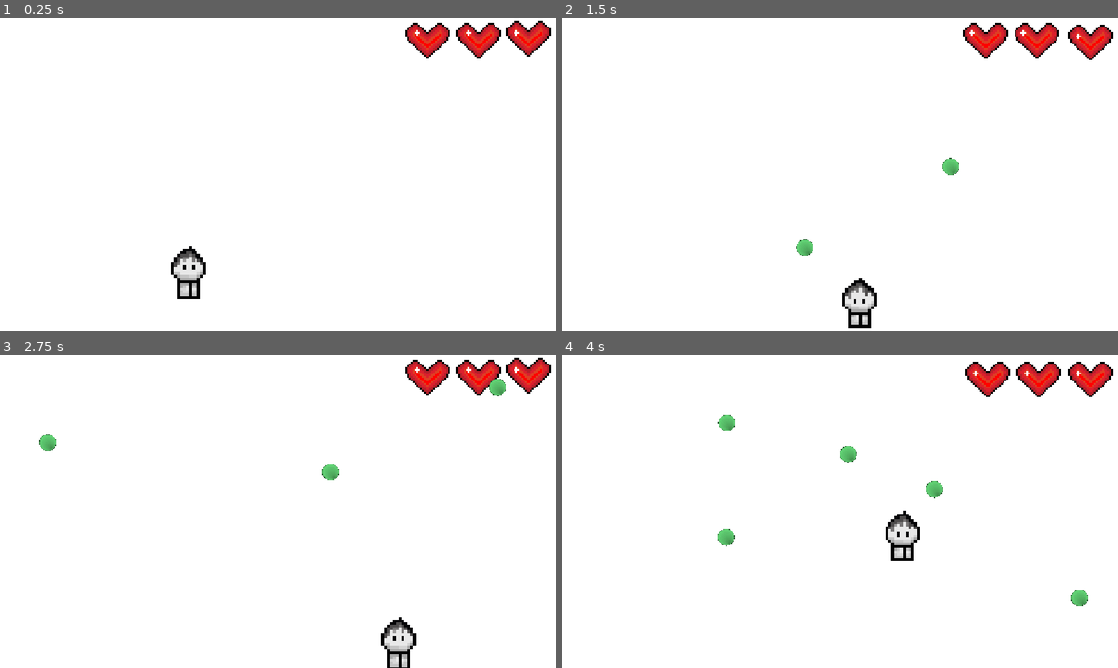
Above: before the commit, frames 1-4 (two rows, left to right).
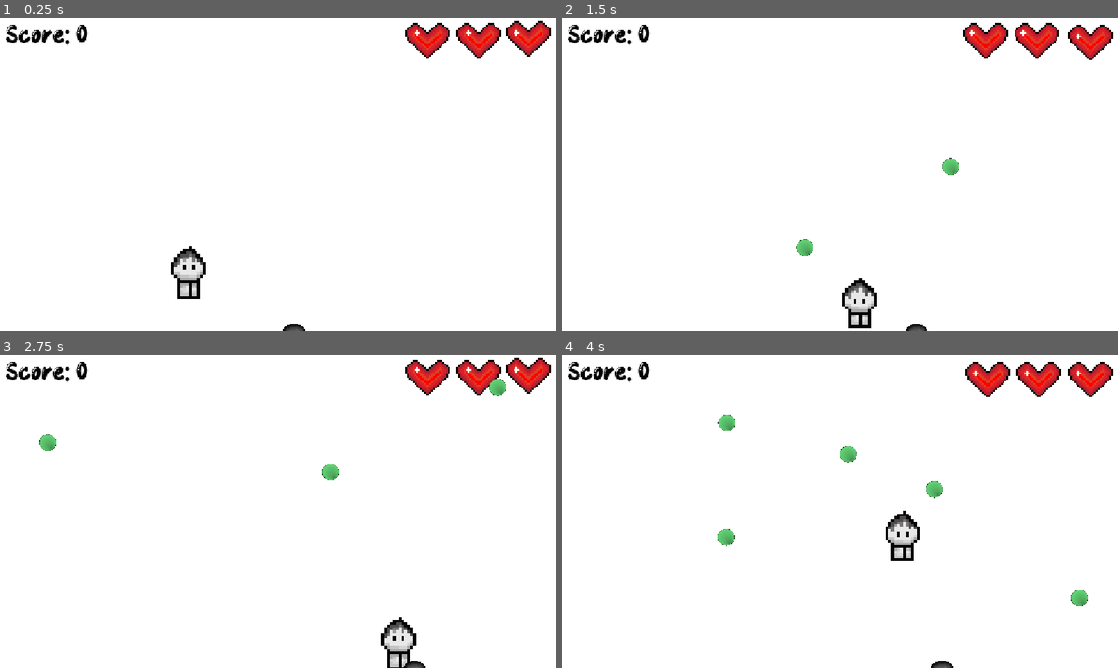
Above: after the commit, the same moments.

Repository: hersheysrs123-cloud/bounce-back-hrs
Game: Godot game, scene res://node_2d.tscn
Same seed, same stepped clock (60 frames per second), same inputs: the game is played once before the commit and once after it.
Inputs (mouse positions are in pixels of both pictures, inside the frame that each line leads up to):
- Up to frame 1 (0.25 s): no input
- Up to frame 2 (1.5 s): move the mouse to (962, 158) at 0.52 s; press the mouse at (962, 158) at 0.53 s; hold D (right) 0.53-1.28 s; move the mouse to (728, 190) at 1.27 s; release the mouse at (728, 190) at 1.28 s; hold S (down) from 1.28 s (still down); click (728, 190) at 1.35 s
- Up to frame 3 (2.75 s): move the mouse to (333, 442) at 2.02 s; release S (down) at 2.03 s; press the mouse at (333, 442) at 2.03 s; hold D (right) from 2.03 s (still down)
- Up to frame 4 (4 s): move the mouse to (812, 574) at 2.77 s; release D (right) at 2.78 s; release the mouse at (812, 574) at 2.78 s; hold W (up) 2.78-3.53 s; click (812, 574) at 2.85 s; move the mouse to (1006, 558) at 3.52 s; press the mouse at (1006, 558) at 3.53 s; hold A (left) from 3.53 s (still down)

The runs differ from the first frame. In frame 1, 0.5% of the frame differs, in the area x 1-55%, y 2-100%; in frame 2, 0.5%; in frame 3, 0.5%; in frame 4, 0.5%, in the area x 1-71%, y 2-100%.

Commit message:
finish core game loop

Diff:
--- a/Ball.gd
+++ b/Ball.gd
@@ -25,3 +25,8 @@
 func _on_body_entered(body: Node) -> void:
 	if body is StaticBody2D:
 		$bounce.play()
+
+
+
+func _on_despawn_timeout() -> void:
+	queue_free()
--- a/ball.tscn
+++ b/ball.tscn
@@ -38,4 +38,10 @@
 [node name="bounce" type="AudioStreamPlayer2D" parent="." unique_id=668821186]
 stream = SubResource("AudioStreamRandomizer_ktgx5")
 
+[node name="despawn" type="Timer" parent="." unique_id=1551738282]
+wait_time = 5.0
+one_shot = true
+autostart = true
+
 [connection signal="body_entered" from="." to="." method="_on_body_entered"]
+[connection signal="timeout" from="despawn" to="." method="_on_despawn_timeout"]
--- /dev/null
+++ b/hole.gd
@@ -0,0 +1,37 @@
+extends Area2D
+
+var speed = 100
+var direction := Vector2(1, 0)
+var wall: int
+
+func _process(delta):
+	position += direction * speed * delta
+	if wall == 1 or wall == 2:
+		if (global_position.y > 617.0 and direction.y > 0) or (global_position.y < 33.0 and direction.y < 0):
+			switch_dir()
+	else:
+		if (global_position.x > 1120.0 and direction.x > 0) or (global_position.x < 34.0 and direction.x < 0):
+			switch_dir()
+
+func spawn_choose():
+	wall = randi_range(1, 4)
+	if wall == 1:
+		global_position = Vector2(34.0, 283.0)
+		rotation = 0
+		direction = Vector2(0, 1) if randi() % 2 == 0 else Vector2(0, -1)
+	elif wall == 2:
+		global_position = Vector2(1120.0, 316.0)
+		rotation = PI
+		direction = Vector2(0, -1) if randi() % 2 == 0 else Vector2(0, 1)
+	elif wall == 3:
+		global_position = Vector2(592.0, 33.0)
+		rotation = PI / 2
+		direction = Vector2(1, 0) if randi() % 2 == 0 else Vector2(-1, 0)
+	else:
+		global_position = Vector2(583.0, 617.0)
+		rotation = -1 * PI / 2
+		direction = Vector2(-1, 0) if randi() % 2 == 0 else Vector2(1, 0)
+
+func switch_dir():
+	$RandDirChange.wait_time = randf_range(3, 10)
+	direction *= -1
--- a/node_2d.gd
+++ b/node_2d.gd
@@ -1,6 +1,8 @@
 extends Node2D
 const BALL = preload("res://ball.tscn")
 
+@onready var hole: Area2D = $hole
+@onready var score: Label = $UI/score_label
 @onready var hide1: AnimatedSprite2D = $AnimatedSprite2D
 @onready var hide2: AnimatedSprite2D = $AnimatedSprite2D3
 var health = 3
@@ -13,11 +15,13 @@
 	"default" : preload("res://mesh-gradient (4).png")
 }
 
+var goals: int
 
 var ball_hit_side = ""
 @onready var background: Sprite2D = $background
 
 func _ready() -> void:
+	goals = 0
 	background.z_index = -1
 	set_background("default")
 
@@ -42,6 +46,7 @@
 func _on_area_2d_body_entered(body: Node2D) -> void:
 	if body.is_in_group("balls"):
 		health -= 1
+		$hit.play()
 		body.queue_free()
 		reset()
 func _process(delta: float) -> void:
@@ -60,3 +65,16 @@
 		new_ball.global_position = $Player.global_position + direction * 100
 		add_child(new_ball)
 		$shoot.play()
+
+
+func _on_hole_body_entered(body: Node2D) -> void:
+	if body.is_in_group("balls"):
+		goals += 1
+		score.text = "Score: " + str(goals)
+		hole.spawn_choose()
+		body.queue_free()
+		print(goals)
+
+
+func _on_rand_dir_change_timeout() -> void:
+	hole.switch_dir()
--- a/node_2d.tscn
+++ b/node_2d.tscn
@@ -7,6 +7,10 @@
 [ext_resource type="AudioStream" uid="uid://bvml2cubwrh88" path="res://slime shooting.wav" id="7_d21ai"]
 [ext_resource type="Script" uid="uid://d0ehm5mpmn2c" path="res://animated_sprite_2d_2.gd" id="7_rj586"]
 [ext_resource type="Script" uid="uid://bfxfe4i7dakw7" path="res://animated_sprite_2d_3.gd" id="8_4d7sh"]
+[ext_resource type="AudioStream" uid="uid://cv3wct7pooss1" path="res://hit-sfx.wav" id="8_rj586"]
+[ext_resource type="Texture2D" uid="uid://cfmu6nhul8rgb" path="res://hole.png" id="9_4d7sh"]
+[ext_resource type="Script" uid="uid://cvbwnuyuafm8p" path="res://hole.gd" id="9_ir8iy"]
+[ext_resource type="FontFile" uid="uid://lqvkce7picac" path="res://BOUNCY GUM.ttf" id="11_hqns4"]
 
 [sub_resource type="RectangleShape2D" id="RectangleShape2D_reolk"]
 size = Vector2(66, 783.5)
@@ -79,36 +83,39 @@
 "speed": 5.0
 }]
 
+[sub_resource type="CircleShape2D" id="CircleShape2D_hjvny"]
+radius = 13.038404
+
 [node name="Node2D" type="Node2D" unique_id=977329759]
 script = ExtResource("1_epypp")
 
-[node name="wall right" type="StaticBody2D" parent="." unique_id=883023932]
-collision_layer = 3
-
-[node name="CollisionShape2D" type="CollisionShape2D" parent="wall right" unique_id=1287742022]
+[node name="wall right 1" type="StaticBody2D" parent="." unique_id=883023932]
+collision_layer = 3
+
+[node name="CollisionShape2D" type="CollisionShape2D" parent="wall right 1" unique_id=1287742022]
 position = Vector2(-32, 283)
 shape = SubResource("RectangleShape2D_reolk")
 
-[node name="Sprite2D" type="Sprite2D" parent="wall right" unique_id=1837137202]
-
-[node name="wall left" type="StaticBody2D" parent="." unique_id=597976511]
-collision_layer = 3
-
-[node name="CollisionShape2D" type="CollisionShape2D" parent="wall left" unique_id=1360971901]
+[node name="Sprite2D" type="Sprite2D" parent="wall right 1" unique_id=1837137202]
+
+[node name="wall left 2" type="StaticBody2D" parent="." unique_id=597976511]
+collision_layer = 3
+
+[node name="CollisionShape2D" type="CollisionShape2D" parent="wall left 2" unique_id=1360971901]
 position = Vector2(1185, 302)
 shape = SubResource("RectangleShape2D_reolk")
 
-[node name="wall top" type="StaticBody2D" parent="." unique_id=545747087]
-collision_layer = 3
-
-[node name="CollisionShape2D" type="CollisionShape2D" parent="wall top" unique_id=1907401263]
+[node name="wall top 3" type="StaticBody2D" parent="." unique_id=545747087]
+collision_layer = 3
+
+[node name="CollisionShape2D" type="CollisionShape2D" parent="wall top 3" unique_id=1907401263]
 position = Vector2(642, -26)
 shape = SubResource("RectangleShape2D_ea0i7")
 
-[node name="wall bottom" type="StaticBody2D" parent="." unique_id=241575498]
-collision_layer = 3
-
-[node name="CollisionShape2D" type="CollisionShape2D" parent="wall bottom" unique_id=852475210]
+[node name="wall bottom 4" type="StaticBody2D" parent="." unique_id=241575498]
+collision_layer = 3
+
+[node name="CollisionShape2D" type="CollisionShape2D" parent="wall bottom 4" unique_id=852475210]
 position = Vector2(617, 677)
 shape = SubResource("RectangleShape2D_ea0i7")
 
@@ -170,5 +177,45 @@
 volume_db = 7.0
 pitch_scale = 0.8
 
+[node name="hit" type="AudioStreamPlayer2D" parent="." unique_id=299247517]
+stream = ExtResource("8_rj586")
+
+[node name="hole" type="Area2D" parent="." unique_id=1254699014]
+position = Vector2(583, 617)
+rotation = -1.5707964
+scale = Vector2(2, 2)
+collision_mask = 5
+script = ExtResource("9_ir8iy")
+
+[node name="Sprite2D" type="Sprite2D" parent="hole" unique_id=1457435609]
+texture = ExtResource("9_4d7sh")
+
+[node name="CollisionShape2D" type="CollisionShape2D" parent="hole" unique_id=1465169218]
+position = Vector2(-22, 0)
+shape = SubResource("CircleShape2D_hjvny")
+
+[node name="RandDirChange" type="Timer" parent="hole" unique_id=1417115457]
+wait_time = 3.0
+autostart = true
+
+[node name="BallDespawn" type="Timer" parent="." unique_id=1291840772]
+wait_time = 5.0
+
+[node name="UI" type="CanvasLayer" parent="." unique_id=559474463]
+
+[node name="score_label" type="Label" parent="UI" unique_id=1182636380]
+offset_right = 194.0
+offset_bottom = 70.0
+theme_override_colors/font_color = Color(0, 0, 0, 1)
+theme_override_fonts/font = ExtResource("11_hqns4")
+theme_override_font_sizes/font_size = 50
+text = "Score: 0"
+horizontal_alignment = 1
+vertical_alignment = 1
+
 [connection signal="body_entered" from="Player/Area2D" to="." method="_on_area_2d_body_entered"]
 [connection signal="timeout" from="Timer" to="." method="_on_timer_timeout"]
+[connection signal="body_entered" from="hole" to="." method="_on_hole_body_entered"]
+[connection signal="body_entered" from="hole" to="hole" method="_on_body_entered"]
+[connection signal="timeout" from="hole/RandDirChange" to="." method="_on_rand_dir_change_timeout"]
+[connection signal="timeout" from="BallDespawn" to="." method="_on_ball_despawn_timeout"]
Binary file added: BOUNCY GUM.ttf
Not shown, added: BOUNCY GUM.ttf.import
Not shown, added: hole.gd.uid
Not shown, added: node_2d.tscn27285944920.tmp
